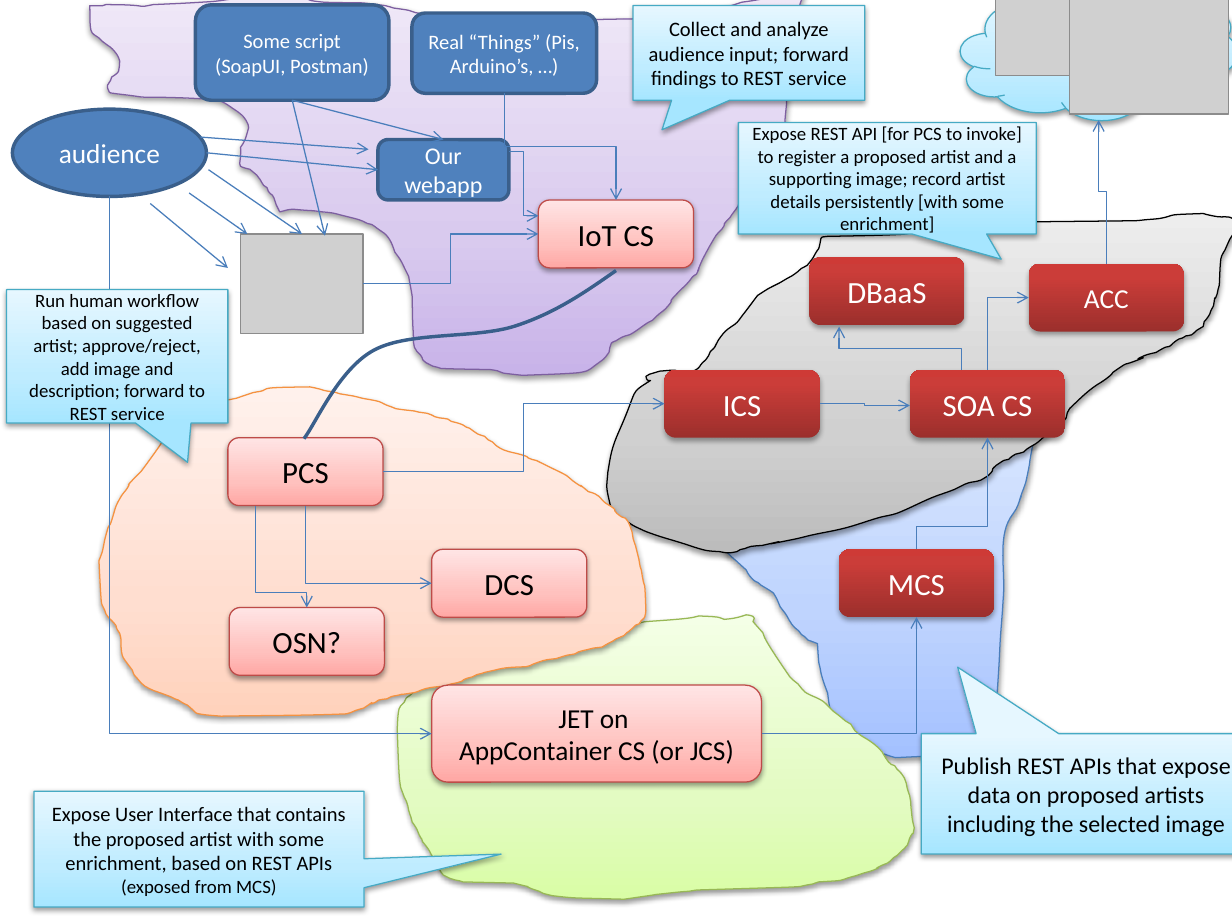
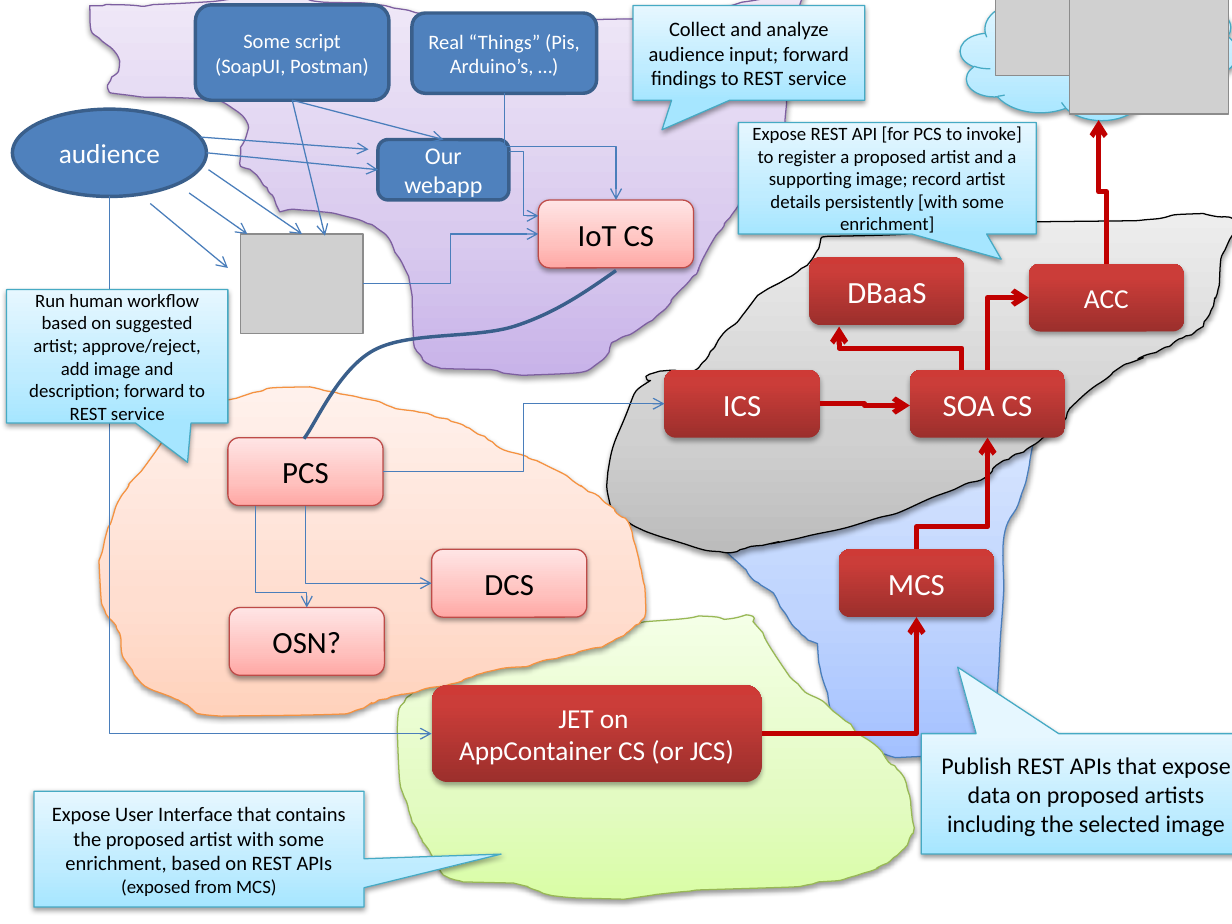
Before and after one commit to lucasjellema/aced-cloud-demo-ofmw2016-valencia, a slide deck: slide 4 of ofmw-forum2016-valencia-demo.pptx. Drawn at 1232x924 pixels with LibreOffice and Linux fonts; fonts in the diff are those of the drawing; grey boxes stand for pictures. Boxes give left, top, right and bottom in pixels: in the first picture for what was removed or moved away, otherwise in the second. Text is boxed around its words. In the diff, an @@ line names an element or a change of style, - is before the commit and + after.

```diff
--- a/ofmw-forum2016-valencia-demo.pptx
+++ b/ofmw-forum2016-valencia-demo.pptx
@@ elbow arrow (1106, 264) - (1099, 121): stroke #4B7EBC 0.75 pt to #C00000 3 pt @@
@@ elbow arrow (988, 370) - (1029, 298): stroke #4B7EBC 0.75 pt to #C00000 3 pt @@
@@ elbow arrow (962, 370) - (839, 326): stroke #4B7EBC 0.75 pt to #C00000 3 pt @@
@@ elbow arrow (819, 404) - (910, 405): stroke #4B7EBC 0.75 pt to #C00000 3 pt @@
@@ elbow arrow (917, 549) - (988, 437): stroke #4B7EBC 0.75 pt to #C00000 3 pt @@
@@ elbow arrow (761, 733) - (917, 617): stroke #4B7EBC 0.75 pt to #C00000 3 pt @@
@@ rounded rectangle "JET on" at <box>431,685,761,782</box>: text colour #000000 to #FFFFFF; fill gradient #FFA6A5 to #FFC0BF to #FFE7E7 to gradient #9C2F2D to #CB3E3A to #CE3B37; outline #BF4C48 0.75 pt to none; shadow changed @@
```
Also in this commit, not shown: 2 other files.
